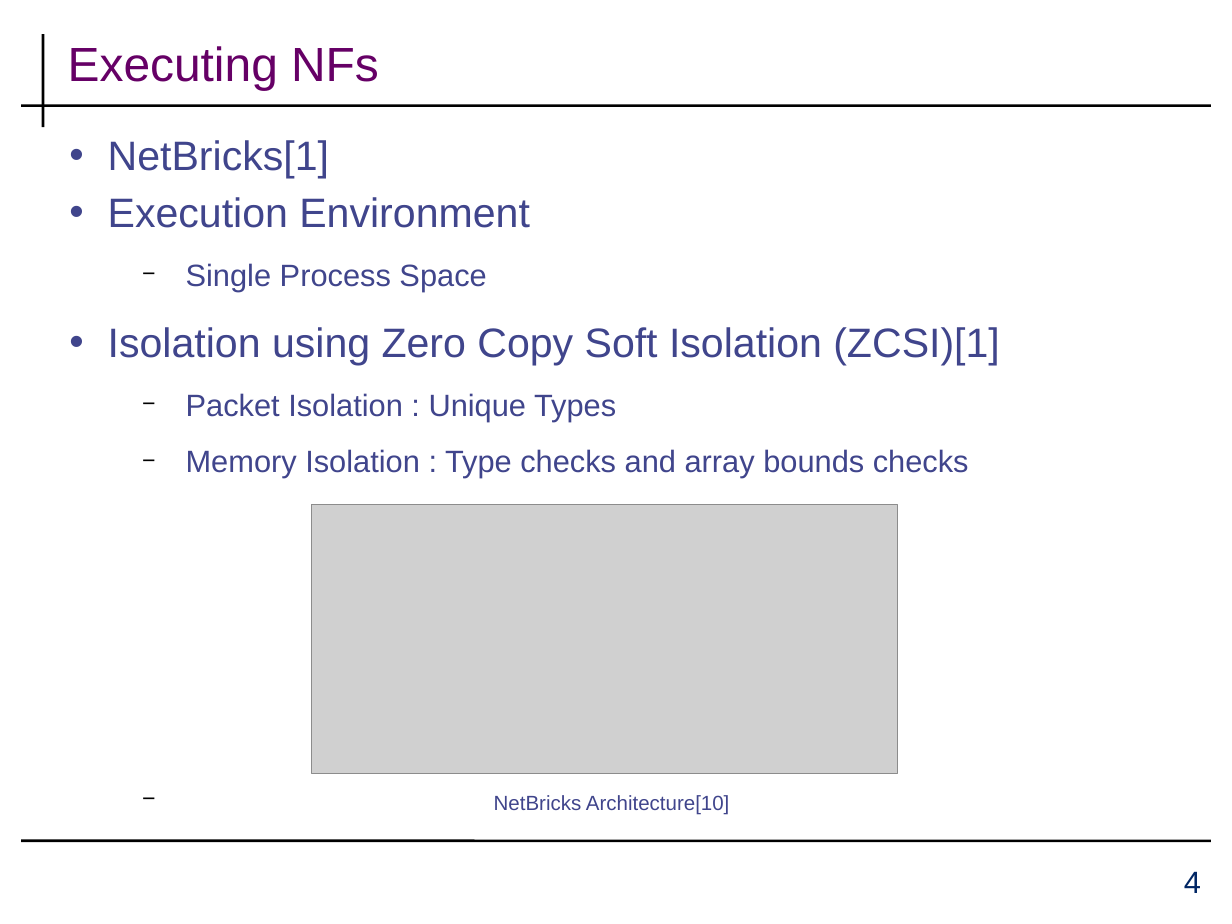
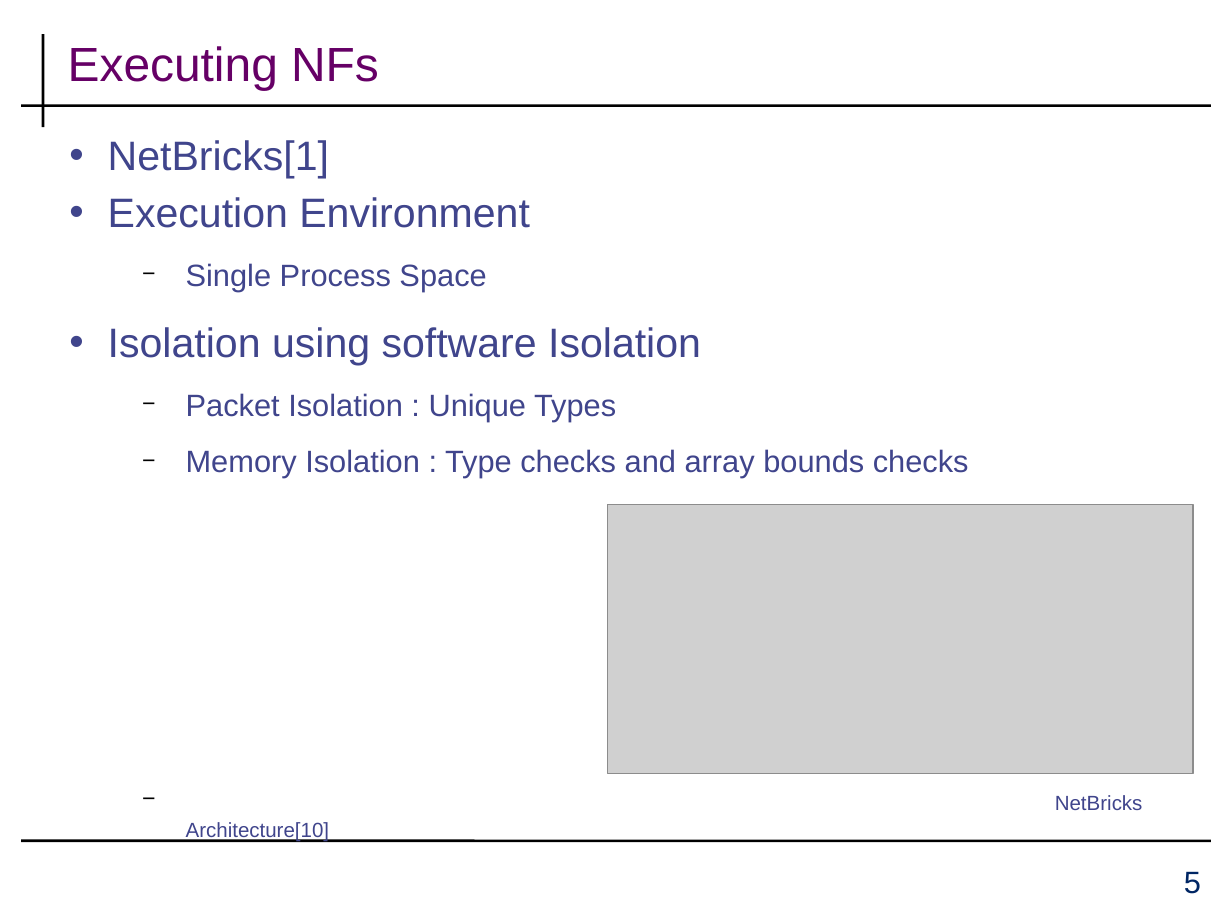
Before and after one commit to aahad91/seminar-cans, a slide deck: slide 5 of docs/template.pptx (slide 4 before the commit). Drawn at 1232x924 pixels with LibreOffice and Linux fonts; fonts in the diff are those of the drawing; grey boxes stand for pictures; background and template pictures are left out. Boxes give left, top, right and bottom in pixels: in the first picture for what was removed or moved away, otherwise in the second. Text is boxed around its words. In the diff, an @@ line names an element or a change of style, - is before the commit and + after.

```diff
--- a/docs/template.pptx
+++ b/docs/template.pptx
@@ text at [108,327,701,365]: text changed @@
-• Isolation using Zero Copy Soft Isolation (ZCSI)[1]
+• Isolation using software Isolation
@@ picture: place and size @@
-picture at [312,505,897,774]
+picture at [607,505,1193,774]
@@ page number at [1184,871,1201,894]: text changed @@
-4
+5
```
Also in this commit, not shown: 6 other slides changed, 2 slides added, 1 other file.
